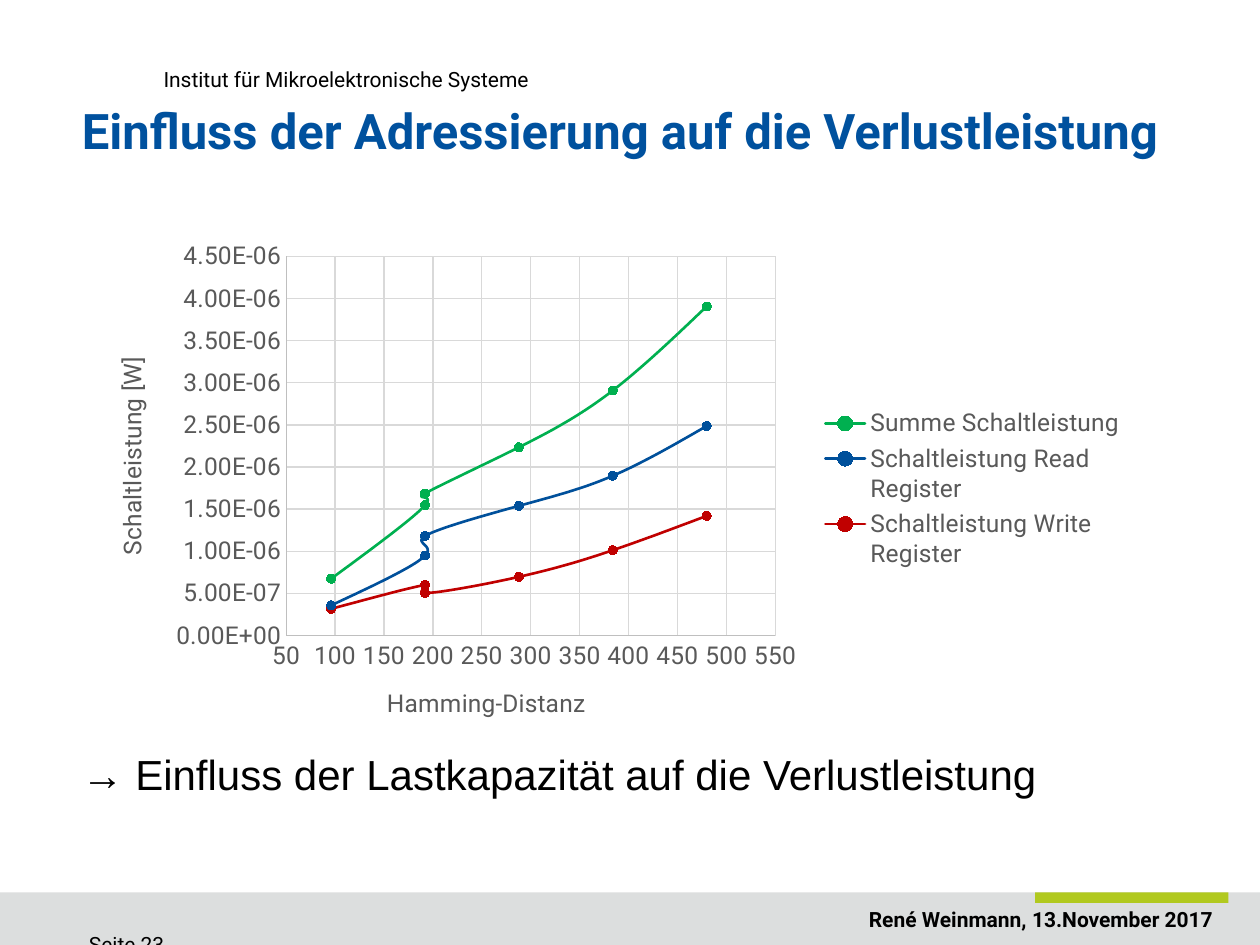
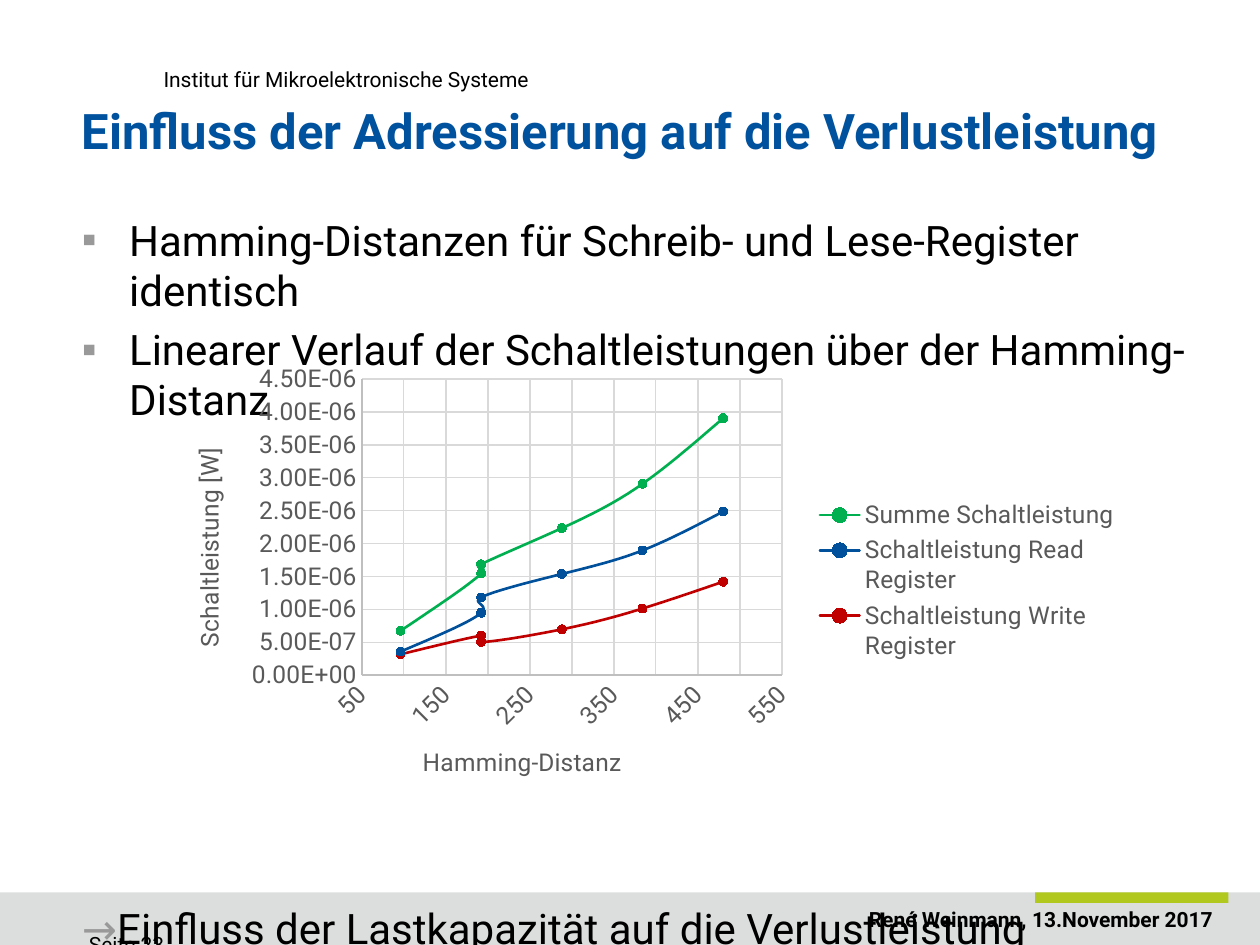
Before and after one commit to ReneWeinmann/Masterarbeit, a slide deck: slide 23 of Presentation_Rene_Weinmann.pptx. Drawn at 1260x945 pixels with LibreOffice and Linux fonts; fonts in the diff are those of the drawing; background and template pictures are left out. Boxes give left, top, right and bottom in pixels: in the first picture for what was removed or moved away, otherwise in the second. Text is boxed around its words. In the diff, an @@ line names an element or a change of style, - is before the commit and + after.

```diff
--- a/Presentation_Rene_Weinmann.pptx
+++ b/Presentation_Rene_Weinmann.pptx
@@ text added at [82,224,1185,945], 24 pt, text #000000 @@
+▪ Hamming-Distanzen für Schreib- und Lese-Register identisch
+▪ Linearer Verlauf der Schaltleistungen über der Hamming-Distanz
+→Einfluss der Lastkapazität auf die Verlustleistung
@@ scatter smooth chart: place and size @@
-scatter smooth chart at [88,231,1138,746]
+scatter smooth chart at [165,355,1133,806]
@@ text removed at [135,759,1036,799] @@
-→ Einfluss der Lastkapazität auf die Verlustleistung
```
Also in this commit, not shown: 20 other slides changed.
